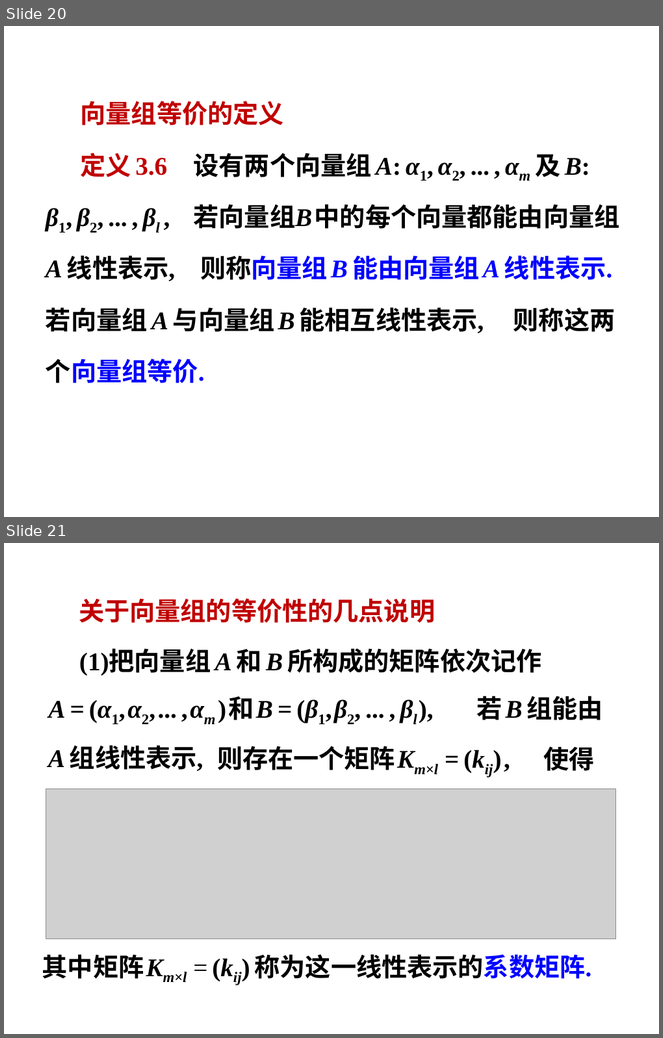
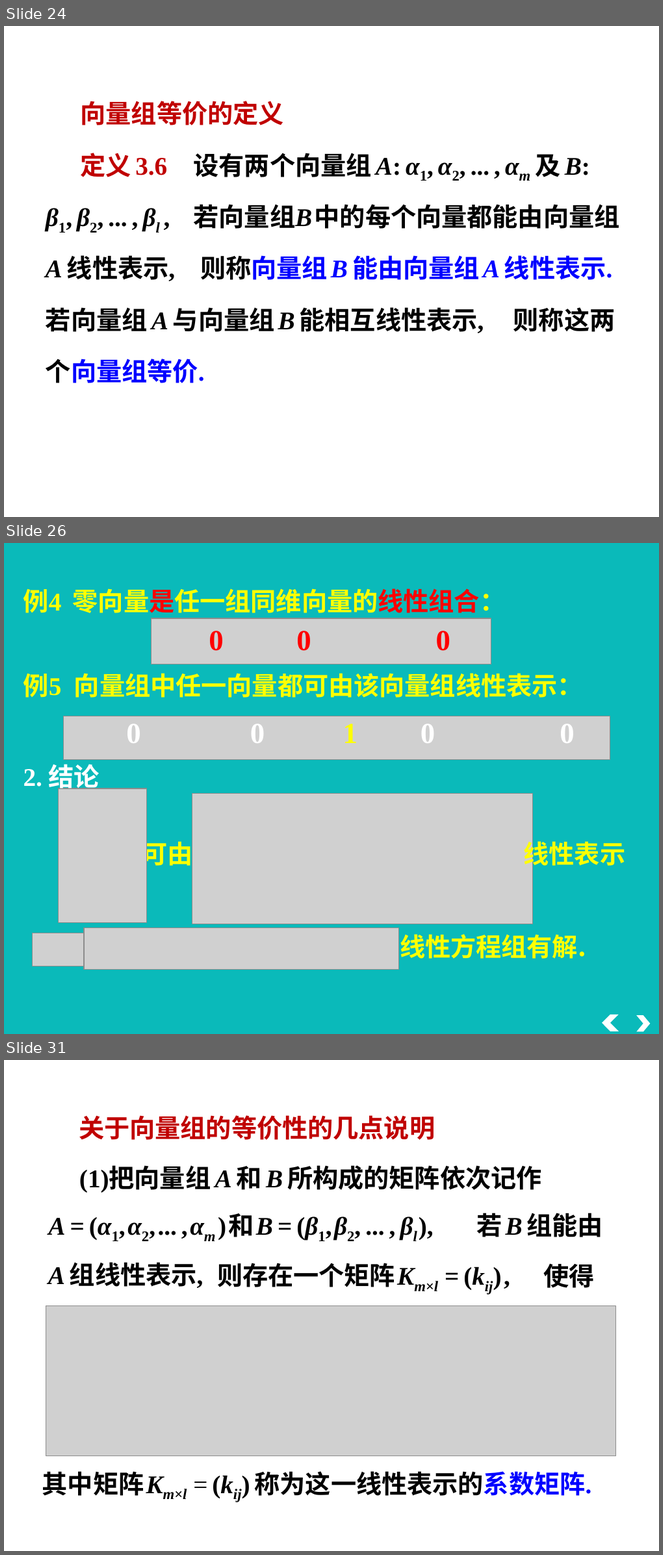
Before and after one commit to zeemeil/zeemeil.github.io, a slide deck: files/2025_2_LM/1107_0302.pptx. Shown one above the other, each under a label of ours: slides 20 and 21 before the commit, slides 24, 26 and 31 after it; the slides between them are not shown. The pictures are 663x1038 and 663x1555 pixels, drawn with LibreOffice and Linux fonts; fonts in the diff are those of the drawing; grey boxes stand for pictures; background and template pictures are left out. Boxes give left, top, right and bottom in pixels: in the first picture for what was removed or moved away, otherwise in the second. Text is boxed around its words. In the diff, an @@ line names an element or a change of style, - is before the commit and + after.

```diff
--- a/files/2025_2_LM/1107_0302.pptx
+++ b/files/2025_2_LM/1107_0302.pptx
@@ slide 26 added at (4,543,659,1034), background #0ABABA @@
@@ text added at (24,589,505,613), 28 pt, text #FFFF00, bold @@
+例4 零向量是任一组同维向量的线性组合：
@@ picture added at (151,618,492,664) @@
@@ text added at (209,631,223,651), 32 pt, text #FF0000, bold @@
+0
@@ text added at (296,631,311,651), 32 pt, text #FF0000, bold @@
+0
@@ text added at (436,631,451,651), 32 pt, text #FF0000, bold @@
+0
@@ text added at (24,673,583,698), 28 pt, text #FFFF00, bold @@
+例5 向量组中任一向量都可由该向量组线性表示：
@@ picture added at (63,717,610,760) @@
@@ text added at (126,724,140,743), 32 pt, text #FFFFFF, bold @@
+0
@@ text added at (250,724,265,743), 32 pt, text #FFFFFF, bold @@
+0
@@ text added at (343,724,358,743), 32 pt, text #FFFF00, bold @@
+1
@@ text added at (421,724,435,743), 32 pt, text #FFFFFF, bold @@
+0
@@ text added at (560,724,574,743), 32 pt, text #FFFFFF, bold @@
+0
@@ text added at (24,760,100,793), 28 pt, text #FFFFFF, bold @@
+2. 结论
@@ picture added at (59,789,147,923) @@
@@ picture added at (192,794,532,925) @@
@@ text added at (142,837,192,871), 28 pt, text #FFFF00, bold @@
+可由
@@ text added at (524,837,626,871), 28 pt, text #FFFF00, bold @@
+线性表示
@@ picture added at (84,928,399,969) @@
@@ picture added at (32,933,84,966) @@
@@ text added at (400,934,586,959), 28 pt, text #FFFF00, bold @@
+线性方程组有解.
@@ chevron added at (602,1015,620,1032), fill #FFFFFF @@
@@ chevron added at (637,1016,651,1032), fill #FFFFFF @@
@@ what was slide 20 is now slide 24 @@
@@ what was slide 21 is now slide 31 @@
```
Also in this commit, not shown: 9 other slides added, 11 other files.
